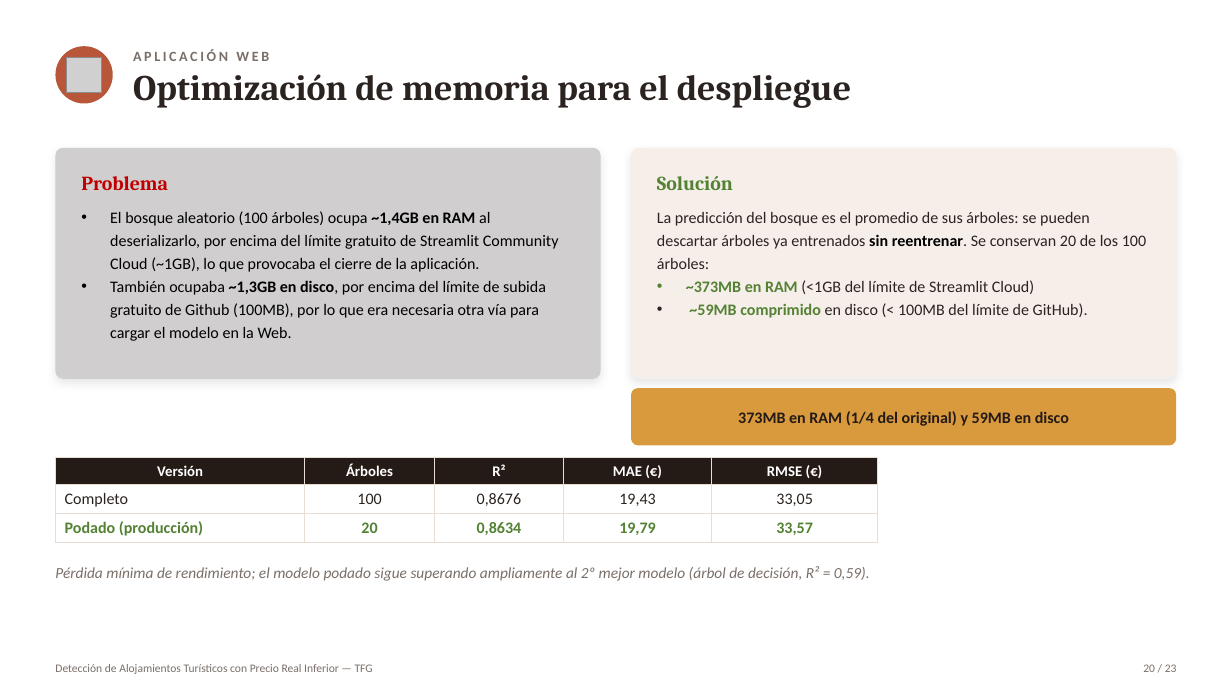
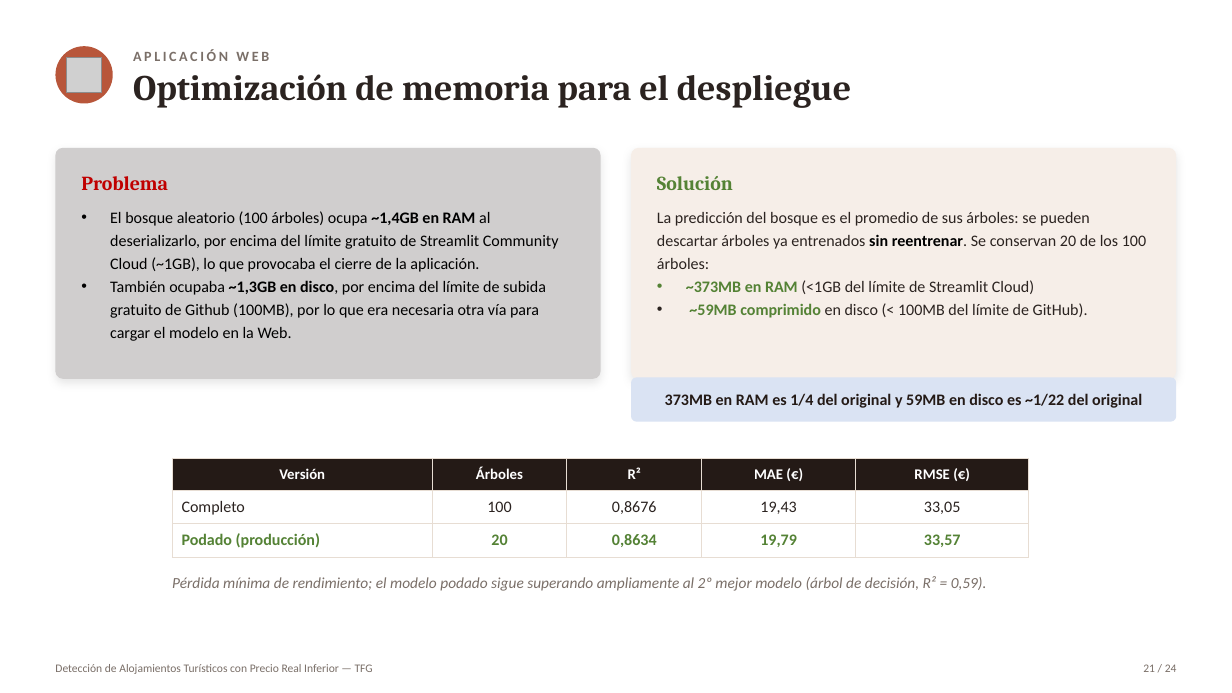
Before and after one commit to Marjimleo3/TFG, a slide deck: slide 21 of TFG_Chollos/Presentacion_Defensa_TFG.pptx (slide 20 before the commit). Drawn at 1232x693 pixels with LibreOffice and Linux fonts; fonts in the diff are those of the drawing; grey boxes stand for pictures. Boxes give left, top, right and bottom in pixels: in the first picture for what was removed or moved away, otherwise in the second. Text is boxed around its words. In the diff, an @@ line names an element or a change of style, - is before the commit and + after.

```diff
--- a/TFG_Chollos/Presentacion_Defensa_TFG.pptx
+++ b/TFG_Chollos/Presentacion_Defensa_TFG.pptx
@@ rounded rectangle "373MB en RAM es 1/4 ...": place and size @@
-rounded rectangle "373MB en RAM es 1/4 ..." at box(631, 388, 1177, 445)
+rounded rectangle "373MB en RAM es 1/4 ..." at box(631, 377, 1177, 421)
@@ rounded rectangle "373MB en RAM es 1/4 ..." at box(631, 377, 1177, 421): fill #D99A3D to #DAE3F3 @@
@@ text in rounded rectangle at box(665, 393, 1142, 408): text changed @@
-373MB en RAM (1/4 del original) y 59MB en disco
+373MB en RAM es 1/4 del original y 59MB en disco es ~1/22 del original
@@ table: place and size @@
-table at box(55, 457, 878, 542)
+table at box(172, 458, 1029, 557)
@@ text "Pérdida mínima de rendimiento; el ...": place and size @@
-text "Pérdida mínima de rendimiento; el ..." at box(55, 566, 870, 581)
+text "Pérdida mínima de rendimiento; el ..." at box(172, 576, 987, 591)
@@ text at box(1143, 664, 1177, 672): text changed @@
-20 / 23
+21 / 24
```
Also in this commit, not shown: 20 other slides changed, 1 slide added.
